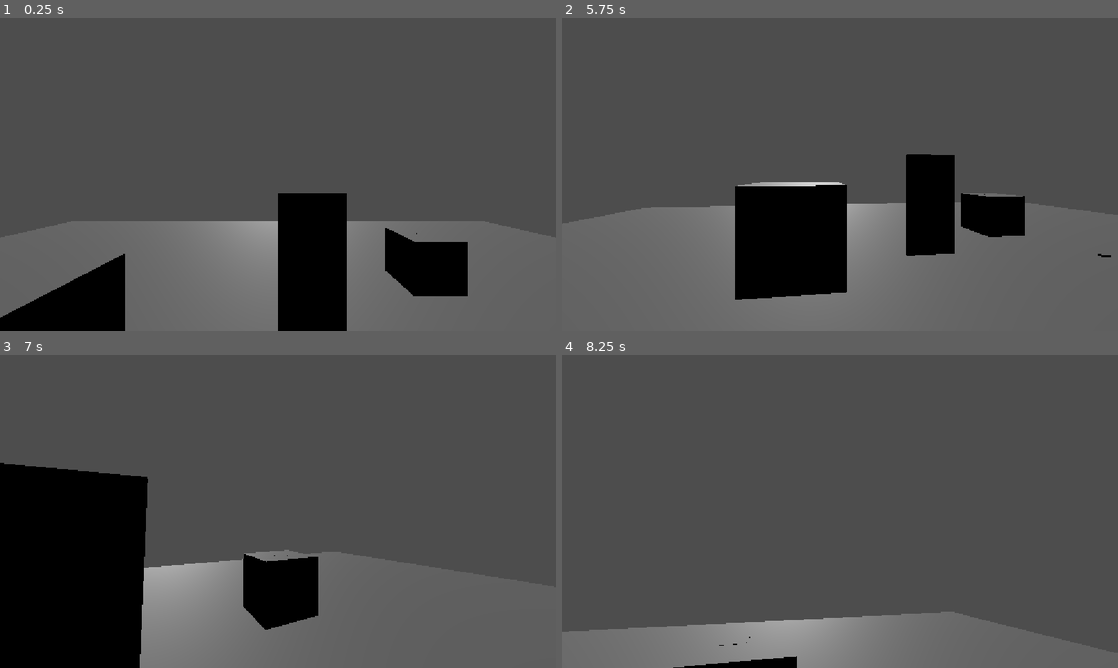
Above: before the commit, frames 1-4 (two rows, left to right).
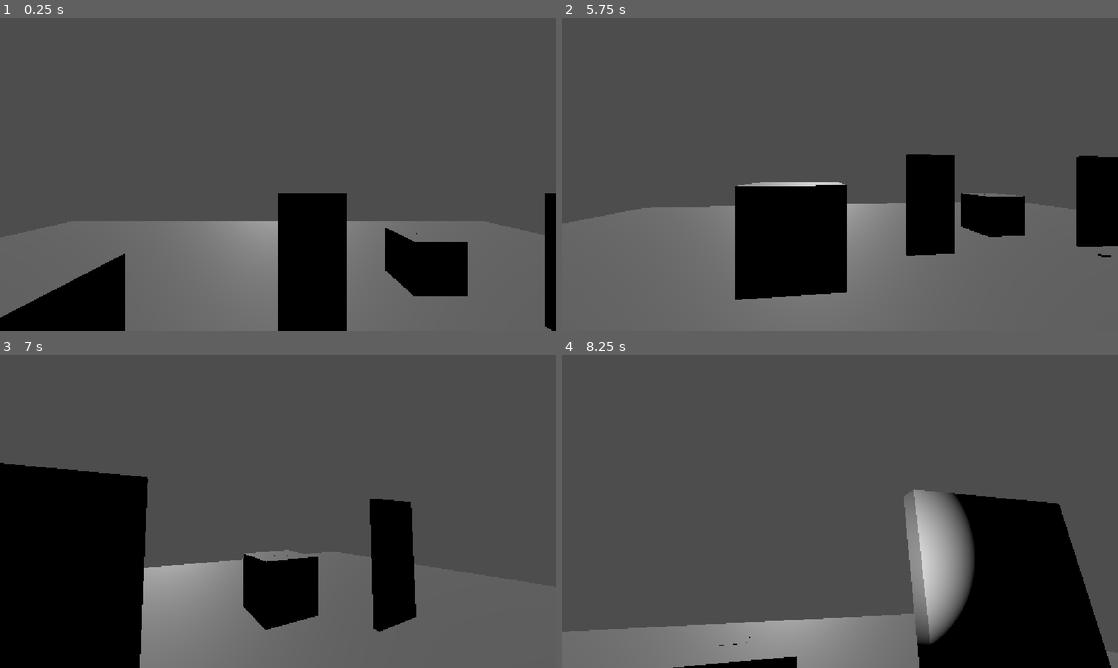
Above: after the commit, the same moments.

Repository: V-spike/nights-of-tec
Game: Godot game, scene res://scenes/test/yuu/test_player.tscn
Two runs of this game, one before a commit and one after it. Both use one fixed random seed, a clock stepped at 60 frames per second and the inputs below. This scene is started directly instead of the project's main scene.
Inputs (mouse positions are in pixels of both pictures, inside the frame that each line leads up to):
- Up to frame 1 (0.25 s): no input
- Up to frame 2 (5.75 s): move the mouse to (867, 174) at 0.52 s; hold E (interact) 0.53-1.28 s; hold W (move_forward) 0.53-4.28 s; move the mouse to (812, 174) at 1.27 s; tap F (flashlight) at 1.35, 4.35 s; tap E (interact) at 1.55, 3.05, 4.55 s; tap Enter at 2, 3.5 s; move the mouse to (851, 168) at 2.02 s; hold E (interact) 2.03-2.78 s; tap Space at 2.75, 4.25 s; move the mouse to (834, 180) at 2.77 s; tap Shift (run) at 2.85 s; move the mouse to (878, 177) at 3.52 s; hold E (interact) 3.53-4.28 s; tap Escape (ui_cancel) at 4.15 s; move the mouse to (673, 127) at 4.27 s; hold A (move_left) 4.28-5.03 s; move the mouse to (867, 174) at 5.02 s; hold S (move_back) from 5.03 s (still down); hold E (interact) from 5.03 s (still down)
- Up to frame 3 (7 s): move the mouse to (194, 433) at 5.77 s; release S (move_back) at 5.78 s; release E (interact) at 5.78 s; hold D (move_right) 5.78-6.53 s; tap Shift (run) at 5.85 s; tap E (interact) at 6.05 s; move the mouse to (400, 495) at 6.52 s; hold W (move_forward) from 6.53 s (still down); hold E (interact) from 6.53 s (still down)
- Up to frame 4 (8.25 s): move the mouse to (728, 527) at 7.27 s; release W (move_forward) at 7.28 s; release E (interact) at 7.28 s; hold D (move_right) 7.28-8.03 s; tap F (flashlight) at 7.35 s; tap E (interact) at 7.55 s; move the mouse to (895, 442) at 8.02 s; hold S (move_back) from 8.03 s (still down); hold E (interact) from 8.03 s (still down)

The runs differ from the first frame. In frame 1, 0.9% of the frame differs, in the area x 98-100%, y 56-100%; in frame 2, 2.2%; in frame 3, 3.0%; in frame 4, 16%, in the area x 61-99%, y 42-100%.

Commit message:
L9: puerta con código

Diff:
--- /dev/null
+++ b/scenes/interactables/code_door.gd
@@ -0,0 +1,40 @@
+extends Door
+
+@export var code: String = "0247"
+
+@onready var panel: CanvasLayer = $CodePanel
+@onready var code_input: LineEdit = $CodePanel/Box/CodeInput
+
+func _ready() -> void:
+	panel.hide()
+	# Enter en la caja de texto llama a _on_code_submitted
+	code_input.text_submitted.connect(_on_code_submitted)
+
+# Reemplaza el interact() de Door: en vez de llave, pide código
+func interact() -> void:
+	if is_open:
+		return
+	panel.show()
+	code_input.text = ""
+	code_input.grab_focus()
+	GameState.input_locked = true # el jugador se queda quieto
+	Input.mouse_mode = Input.MOUSE_MODE_VISIBLE
+
+func _on_code_submitted(text: String) -> void:
+	close_panel()
+	if text.strip_edges() == code:
+		open() # open() viene de Door
+	else:
+		GameState.hint_shown.emit("Código incorrecto.")
+		print("Código incorrecto.")
+		$LockedSound.play()
+
+# Esc cierra el panel sin abrir
+func _unhandled_input(event: InputEvent) -> void:
+	if panel.visible and event.is_action_pressed("ui_cancel"):
+		close_panel()
+
+func close_panel() -> void:
+	panel.hide()
+	GameState.input_locked = false
+	Input.mouse_mode = Input.MOUSE_MODE_CAPTURED
--- /dev/null
+++ b/scenes/interactables/code_door.tscn
@@ -0,0 +1,23 @@
+[gd_scene format=3 uid="uid://pdfynglir4n4"]
+
+[ext_resource type="PackedScene" uid="uid://d0y7g7nasqkgh" path="res://scenes/interactables/door.tscn" id="1_3a7f8"]
+[ext_resource type="Script" uid="uid://dfn8i6jukoj8d" path="res://scenes/interactables/code_door.gd" id="2_hcbs1"]
+
+[node name="CodeDoor" unique_id=1670559412 instance=ExtResource("1_3a7f8")]
+script = ExtResource("2_hcbs1")
+code = "0247"
+
+[node name="CodePanel" type="CanvasLayer" parent="." index="4" unique_id=1205453687]
+
+[node name="Box" type="VBoxContainer" parent="CodePanel" index="0" unique_id=1227747125]
+offset_right = 40.0
+offset_bottom = 40.0
+alignment = 1
+
+[node name="Title" type="Label" parent="CodePanel/Box" index="0" unique_id=1433945217]
+layout_mode = 2
+text = "Escribe el código"
+
+[node name="CodeInput" type="LineEdit" parent="CodePanel/Box" index="1" unique_id=717596221]
+layout_mode = 2
+max_length = 4
--- a/scenes/test/yuu/test_player.tscn
+++ b/scenes/test/yuu/test_player.tscn
@@ -3,6 +3,7 @@
 [ext_resource type="PackedScene" uid="uid://bx8ettldx5v8i" path="res://scenes/interactables/key.tscn" id="1_76nkh"]
 [ext_resource type="PackedScene" uid="uid://d0y7g7nasqkgh" path="res://scenes/interactables/door.tscn" id="1_aotdq"]
 [ext_resource type="PackedScene" uid="uid://b4ivstb584qxe" path="res://scenes/player/player.tscn" id="1_hw6yv"]
+[ext_resource type="PackedScene" uid="uid://pdfynglir4n4" path="res://scenes/interactables/code_door.tscn" id="1_qokvh"]
 [ext_resource type="PackedScene" uid="uid://bday7qfa5qayn" path="res://scenes/interactables/note.tscn" id="1_v8p3s"]
 [ext_resource type="Script" uid="uid://dloes5qpyfd5l" path="res://scenes/interactables/interactable.gd" id="2_76ft7"]
 
@@ -12,11 +13,14 @@
 
 [node name="TestPlayer" type="Node3D" unique_id=2060787457]
 
+[node name="CodeDoor" parent="." unique_id=1670559412 instance=ExtResource("1_qokvh")]
+transform = Transform3D(1, 0, 0, 0, 1, 0, 0, 0, 1, 4, 0, -3)
+
 [node name="Key" parent="." unique_id=995229420 instance=ExtResource("1_76nkh")]
 transform = Transform3D(1, 0, 0, 0, 1, 0, 0, 0, 1, 3, 0.25, -2)
 key_id = "llave_lab"
 
-[node name="Door" parent="." unique_id=1670559412 instance=ExtResource("1_aotdq")]
+[node name="Door" parent="." unique_id=1114679647 instance=ExtResource("1_aotdq")]
 transform = Transform3D(1, 0, 0, 0, 1, 0, 0, 0, 1, 0, 0, -3)
 key_id = "llave_lab"
 
Not shown, added: scenes/interactables/code_door.gd.uid
